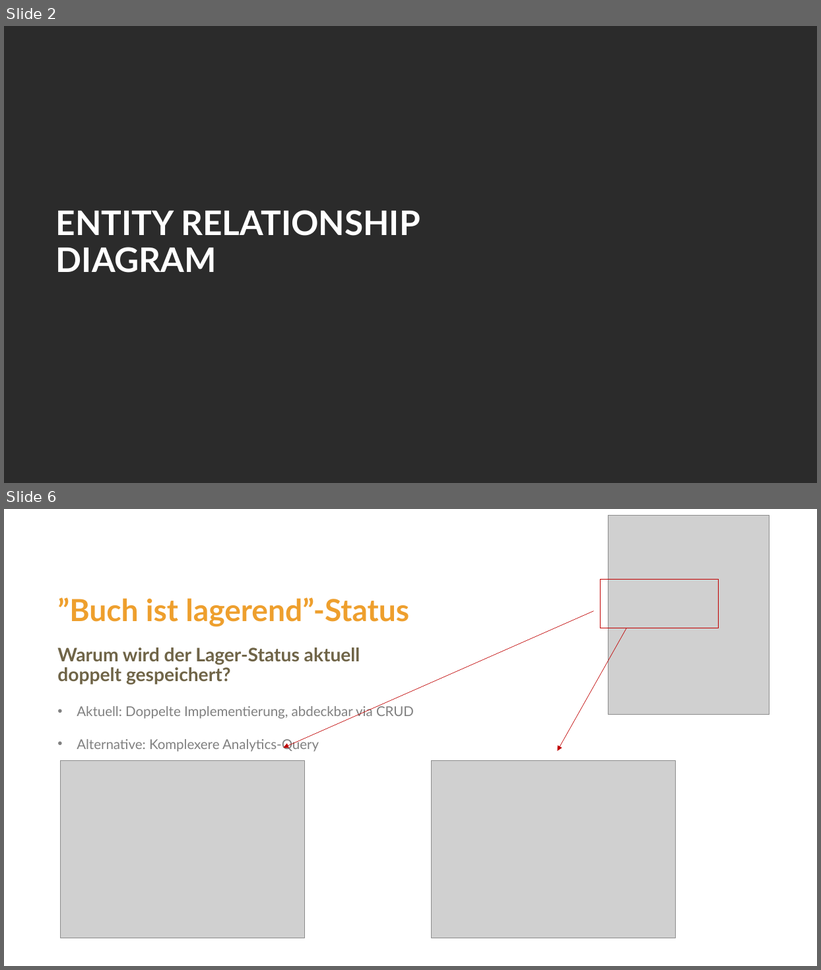
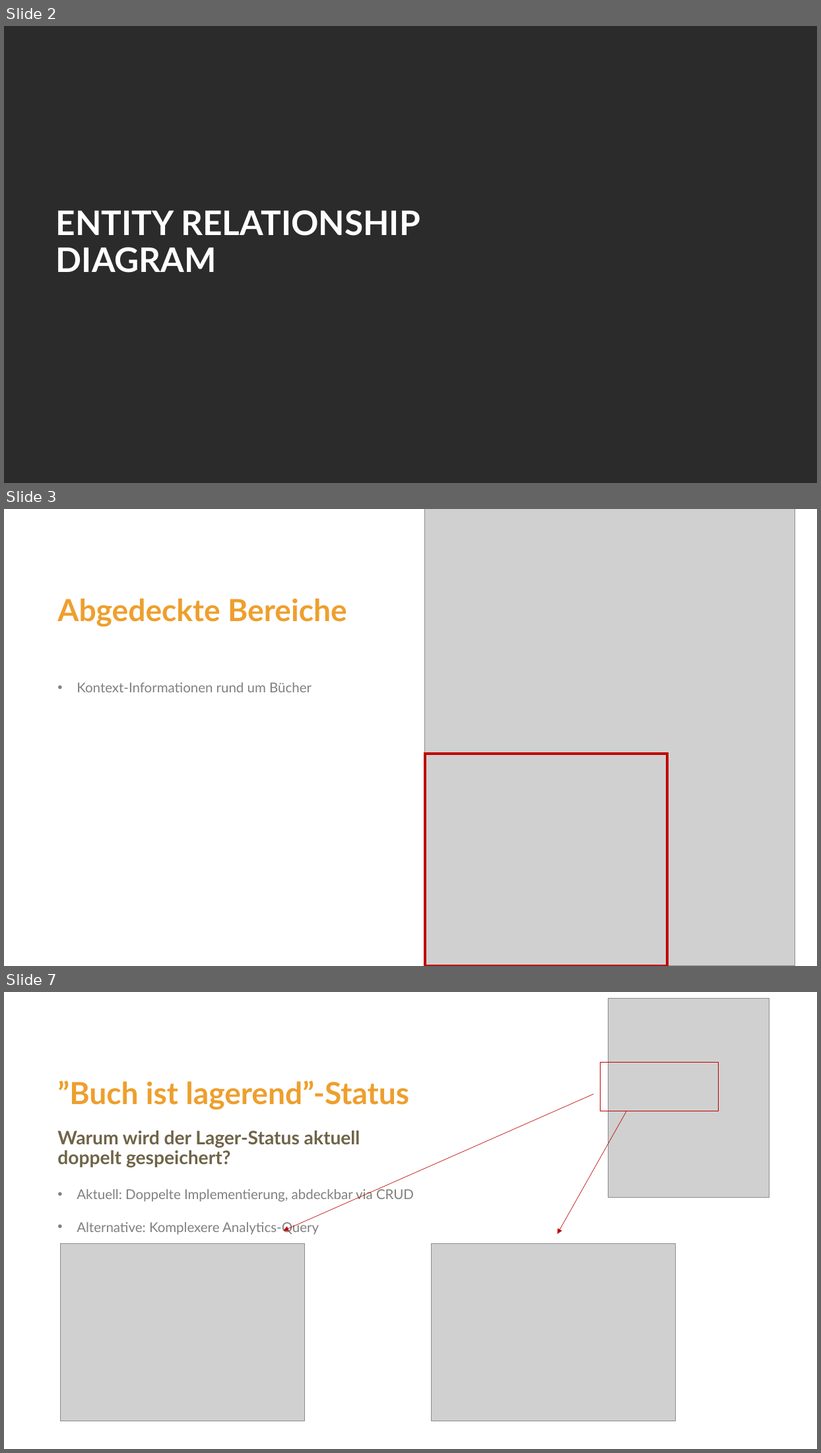
Before and after one commit to curarin/fh-sem2-db-project, a slide deck: requirements/pptx/2026-05-15-version-paul.pptx. Shown one above the other, each under a label of ours: slides 2 and 6 before the commit, slides 2, 3 and 7 after it; the slides between them are not shown. The pictures are 821x970 and 821x1453 pixels, drawn with LibreOffice and Linux fonts; fonts in the diff are those of the drawing; grey boxes stand for pictures; background and template pictures are left out; a plain dark background stands for a picture behind light text. Boxes give left, top, right and bottom in pixels: in the first picture for what was removed or moved away, otherwise in the second. Text is boxed around its words. In the diff, an @@ line names an element or a change of style, - is before the commit and + after.

```diff
--- a/requirements/pptx/2026-05-15-version-paul.pptx
+++ b/requirements/pptx/2026-05-15-version-paul.pptx
@@ slide 3 added at [4,509,817,966], background #FFFFFF @@
@@ picture added at [425,509,795,966] @@
@@ title added at [57,598,347,626], 36 pt, text #EE9F2D, bold @@
+Abgedeckte Bereiche
@@ text added at [77,683,312,692], 16 pt, text #808080 @@
+• Kontext-Informationen rund um Bücher
@@ rectangle added at [425,755,668,966], outline #C00000 3 pt @@
@@ what was slide 6 is now slide 7 @@
```
Also in this commit, not shown: 3 other slides added, 1 slide removed.
